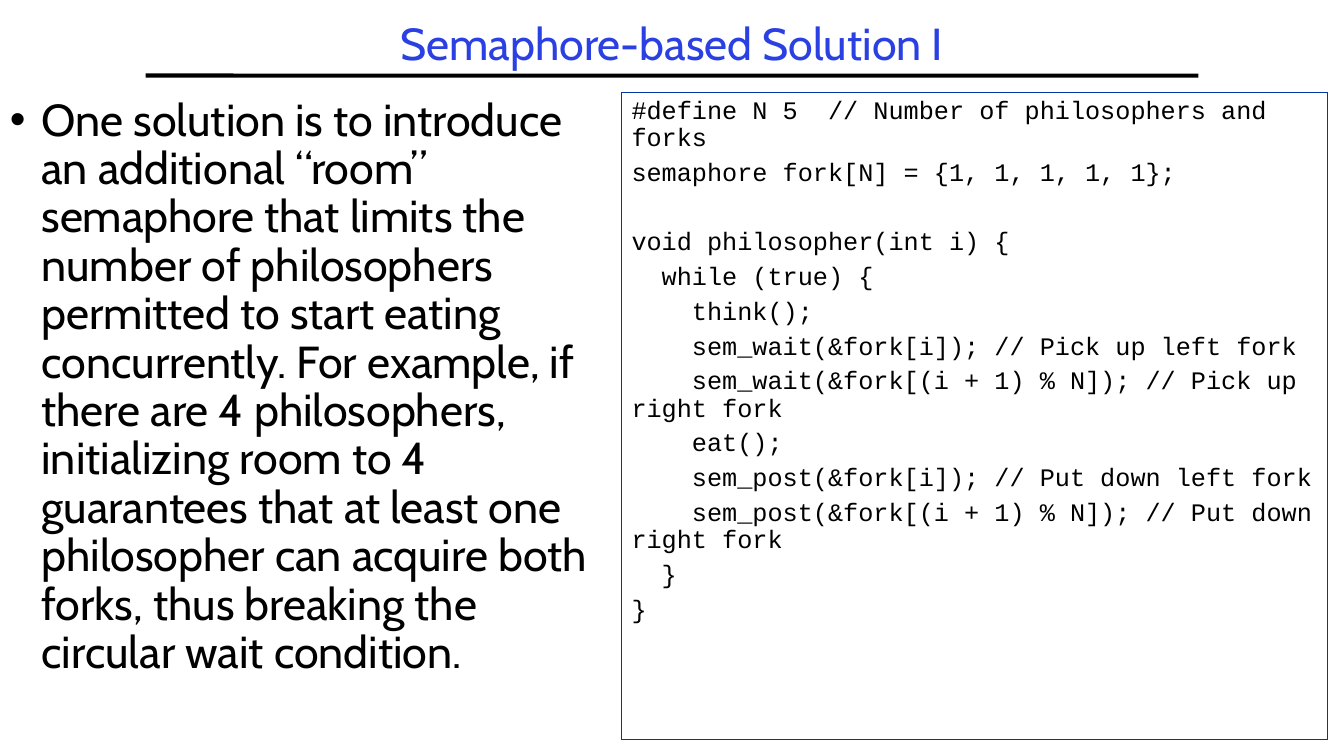
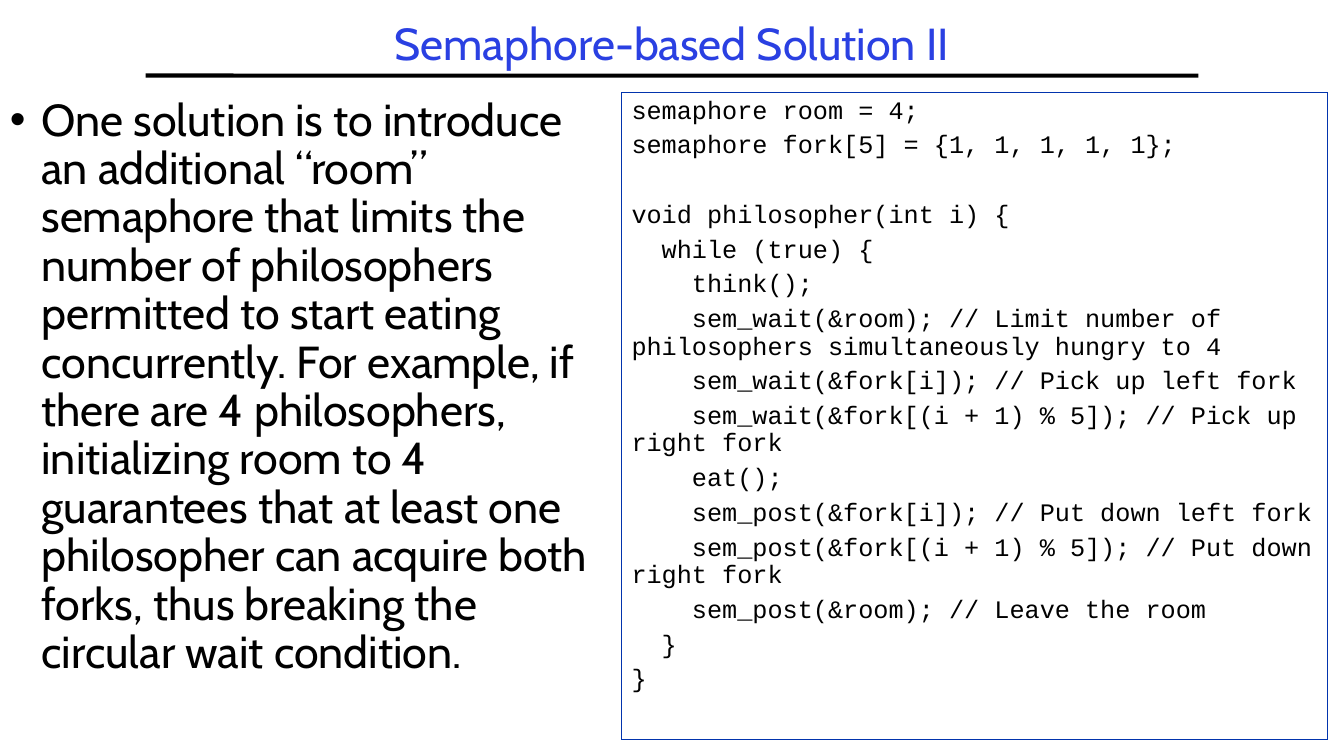
Before and after one commit to guhofstra/CSC256Fa25, a slide deck: slide 47 of PPTs/L3-Synchronization.pptx. Drawn at 1344x756 pixels with LibreOffice and Linux fonts; fonts in the diff are those of the drawing. Boxes give left, top, right and bottom in pixels: in the first picture for what was removed or moved away, otherwise in the second. Text is boxed around its words. In the diff, an @@ line names an element or a change of style, - is before the commit and + after.

```diff
--- a/PPTs/L3-Synchronization.pptx
+++ b/PPTs/L3-Synchronization.pptx
@@ title at [394, 26, 949, 70]: text changed @@
-Semaphore-based Solution I
+Semaphore-based Solution II
@@ text in rectangle at [632, 100, 1176, 159]: text changed @@
-#define N 5 // Number of philosophers and forks
-semaphore fork[N] = {1, 1, 1, 1, 1};
+semaphore room = 4;
+semaphore fork[5] = {1, 1, 1, 1, 1};
@@ text in rectangle at [632, 309, 1221, 361]: paragraph added @@
+sem_wait(&room); // Limit number of philosophers simultaneously hungry to 4
@@ text in rectangle at [632, 406, 1297, 457]: text changed @@
-sem_wait(&fork[(i + 1) % N]); // Pick up right fork
+sem_wait(&fork[(i + 1) % 5]); // Pick up right fork
@@ text in rectangle at [632, 537, 1311, 624]: text changed @@
-sem_post(&fork[(i + 1) % N]); // Put down right fork
+sem_post(&fork[(i + 1) % 5]); // Put down right fork
+sem_post(&room); // Leave the room
```
Also in this commit, not shown: 12 other slides changed, 2 slides added, 1 slide removed, 1 other file.
